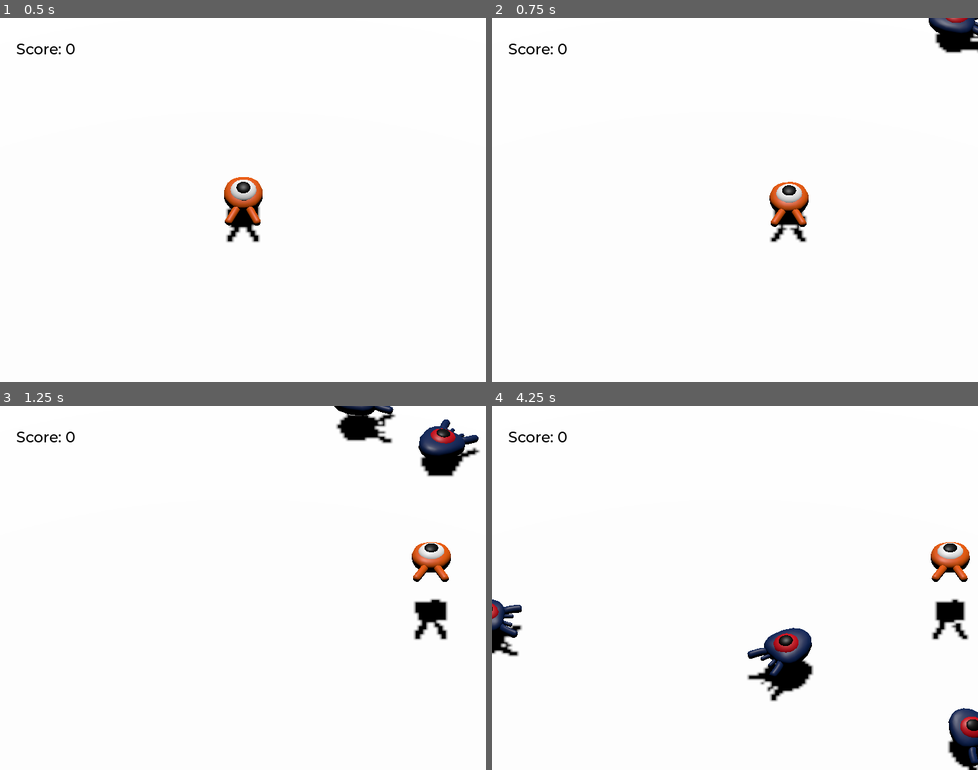
Above: before the commit, frames 1-4 (two rows, left to right).
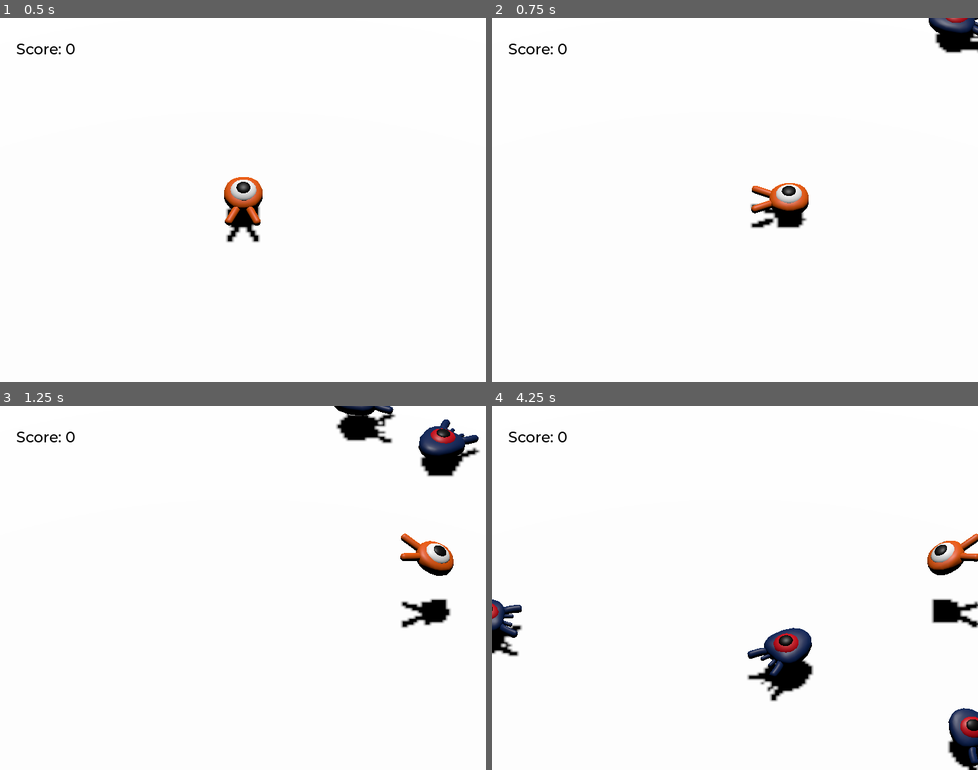
Above: after the commit, the same moments.

Repository: erikringwalters/SquashTheCreeps
Game: Godot game, scene res://Main.tscn
Same seed, same stepped clock (60 frames per second), same inputs: the game is played once before the commit and once after it.
Inputs:
- Up to frame 1 (0.5 s): no input
- Up to frame 2 (0.75 s): tap Enter (ui_accept) at 0.5 s; hold Right (move_right) from 0.53 s (still down)
- Up to frame 3 (1.25 s): keep holding Right (move_right); tap Space (jump) at 0.77 s
- Up to frame 4 (4.25 s): release Right (move_right) at 1.28 s; hold Down (move_back) 1.28-2.03 s; tap Space (jump) at 1.52, 3.02, 3.77 s; hold Right (move_right) 2.03-2.78 s; hold Up (move_forward) 2.78-3.53 s; hold Left (move_left) from 3.53 s (still down)

Frame 1 is identical in both runs. In frame 2, 0.8% of the frame differs, in the area x 53-66%, y 45-62%; in frame 3, 1.2%; in frame 4, 1.2%, in the area x 89-100%, y 35-65%.

Commit message:
directional bug fixed

Diff:
--- a/Player.gd
+++ b/Player.gd
@@ -32,6 +32,11 @@
 	if direction != Vector3.ZERO:
 		direction = direction.normalized()
 		$Pivot.look_at(position + direction, Vector3.UP)
+		$AnimationPlayer.speed_scale = 4
+	else:
+		$AnimationPlayer.speed_scale = 1
+
+
 
 	# Ground Velocity
 	target_velocity.x = direction.x * speed
@@ -67,11 +72,6 @@
 					mob.squash()
 					target_velocity.y = bounce_impulse
 
-	if direction != Vector3.ZERO:
-		$AnimationPlayer.speed_scale = 4
-	else:
-		$AnimationPlayer.speed_scale = 1
-
 	$Pivot.rotation.x = PI / 6 * velocity.y / jump_impulse
 
 
--- a/Player.tscn
+++ b/Player.tscn
@@ -61,14 +61,14 @@
 "values": [Vector3(0, 0, 0)]
 }
 
-[sub_resource type="Animation" id="Animation_uvm6p"]
-resource_name = "pivot_float"
+[sub_resource type="Animation" id="Animation_g5k0o"]
+resource_name = "float"
 length = 1.2
 loop_mode = 1
 tracks/0/type = "value"
 tracks/0/imported = false
 tracks/0/enabled = true
-tracks/0/path = NodePath("Pivot:position")
+tracks/0/path = NodePath("Pivot/Character:position")
 tracks/0/interp = 1
 tracks/0/loop_wrap = true
 tracks/0/keys = {
@@ -80,12 +80,12 @@
 tracks/1/type = "value"
 tracks/1/imported = false
 tracks/1/enabled = true
-tracks/1/path = NodePath("Pivot:rotation")
+tracks/1/path = NodePath("Pivot/Character:rotation")
 tracks/1/interp = 1
 tracks/1/loop_wrap = true
 tracks/1/keys = {
 "times": PackedFloat32Array(0.1, 0.5, 1.2),
-"transitions": PackedFloat32Array(1, 0.450625, 1),
+"transitions": PackedFloat32Array(1, 0.420448, 1),
 "update": 0,
 "values": [Vector3(0, 0, 0), Vector3(0.139626, 0, 0), Vector3(-0.15708, 0, 0)]
 }
@@ -93,7 +93,7 @@
 [sub_resource type="AnimationLibrary" id="AnimationLibrary_wvmu6"]
 _data = {
 "RESET": SubResource("Animation_v41fp"),
-"pivot_float": SubResource("Animation_uvm6p")
+"float": SubResource("Animation_g5k0o")
 }
 
 [node name="Player" type="CharacterBody3D"]
@@ -120,7 +120,7 @@
 wait_time = 0.1
 
 [node name="AnimationPlayer" type="AnimationPlayer" parent="."]
-autoplay = "pivot_float"
+autoplay = "float"
 libraries = {
 "": SubResource("AnimationLibrary_wvmu6")
 }
--- a/mob.gd
+++ b/mob.gd
@@ -16,6 +16,8 @@
 		velocity = Vector3.FORWARD * random_speed
 		velocity = velocity.rotated(Vector3.UP, rotation.y)
 
+		$AnimationPlayer.speed_scale = random_speed / min_speed
+
 
 
 func _on_visible_on_screen_notifier_3d_screen_exited():
--- a/mob.tscn
+++ b/mob.tscn
@@ -46,7 +46,7 @@
 script = ExtResource("1_gqby7")
 
 [node name="Pivot" type="Node3D" parent="."]
-transform = Transform3D(1, 0, 0, 0, 0.988894, 0.14862, 0, -0.14862, 0.988894, 0, 0.49512, 0)
+transform = Transform3D(1, 0, 0, 0, 0.999616, -0.02772, 0, 0.02772, 0.999616, 0, 0.0360113, 0)
 
 [node name="mob" parent="Pivot" instance=ExtResource("1_a01gp")]
 
